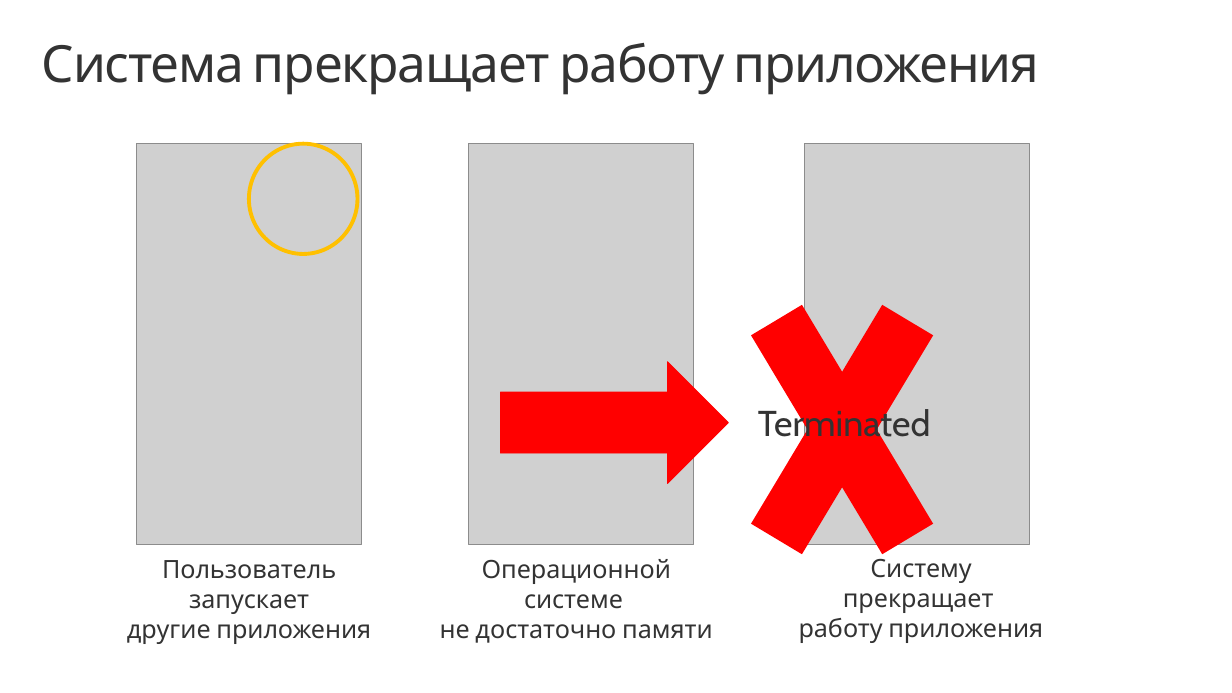
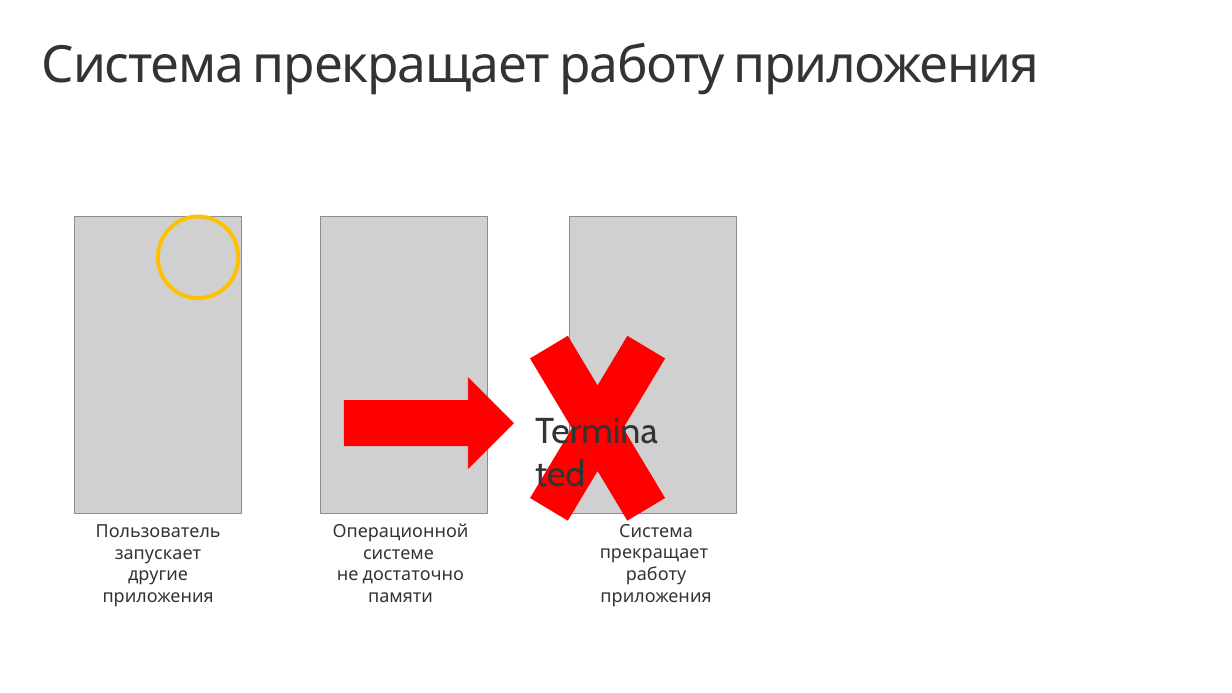
Before and after one commit to evangelism/Win10UWPCourse, a slide deck: slide 16 of 05. Application Lifecycle/5 - Application Lifecycle (RUS).pptx. Drawn at 1232x693 pixels with LibreOffice and Linux fonts; fonts in the diff are those of the drawing; grey boxes stand for pictures; background and template pictures are left out. Boxes give left, top, right and bottom in pixels: in the first picture for what was removed or moved away, otherwise in the second. Text is boxed around its words. In the diff, an @@ line names an element or a change of style, - is before the commit and + after.

```diff
--- a/05. Application Lifecycle/5 - Application Lifecycle (RUS).pptx
+++ b/05. Application Lifecycle/5 - Application Lifecycle (RUS).pptx
@@ picture: place and size @@
-picture at bbox=[137, 144, 362, 545]
+picture at bbox=[75, 216, 242, 514]
@@ ellipse: place and size @@
-ellipse at bbox=[249, 144, 358, 254]
+ellipse at bbox=[158, 216, 238, 298]
@@ picture: place and size @@
-picture at bbox=[469, 144, 694, 545]
+picture at bbox=[321, 216, 488, 514]
@@ picture: place and size @@
-picture at bbox=[805, 144, 1031, 545]
+picture at bbox=[570, 216, 738, 514]
@@ cross: place and size @@
-cross at bbox=[716, 219, 969, 640]
+cross at bbox=[504, 273, 691, 585]
@@ right arrow: place and size @@
-right arrow at bbox=[501, 362, 729, 484]
+right arrow at bbox=[345, 378, 514, 469]
@@ text "Terminated" rewrapped from bbox=[758, 406, 931, 445] to bbox=[535, 408, 667, 440] @@
@@ text "Пользователь запускает другие приложения": place and size @@
-text "Пользователь запускает другие приложения" at bbox=[127, 560, 371, 644]
+text "Пользователь запускает другие приложения" at bbox=[96, 524, 221, 607]
@@ text "Пользователь запускает другие приложения" at bbox=[96, 524, 221, 607]: size 19.6 to 14 pt @@
@@ text "Операционной системе не достаточно памяти" at bbox=[333, 523, 469, 602]: size 19.6 to 14 pt @@
@@ text "Операционной системе не достаточно памяти": place and size @@
-text "Операционной системе не достаточно памяти" at bbox=[440, 559, 713, 643]
+text "Операционной системе не достаточно памяти" at bbox=[333, 523, 469, 602]
@@ text at bbox=[600, 520, 711, 607]: text changed; size 19.6 to 14 pt @@
-Систему прекращает
-работу приложения
+Система прекращает
+работу приложения
```
Also in this commit, not shown: 11 other slides changed.
